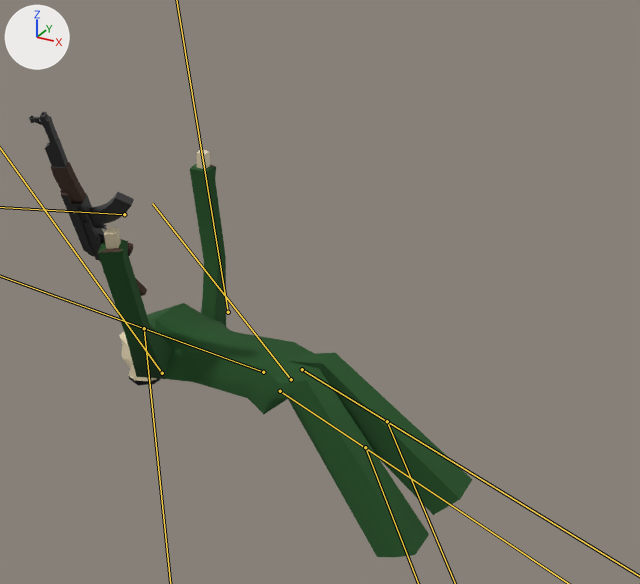
An edit to the glTF model assets/person.glb, drawn before and after from the same camera.
Rendered twice from a camera (50 mm lens) standing at (0.478, -0.963, 0.78) and looking at (-0.069, 0.031, 0.284). Every picture has the same lights, and +X, +Y and +Z are marked at upper left. Both versions are drawn at frame 5 of the action 'Die'; the numbers are the values there. The bones that change are drawn over the model as lines.
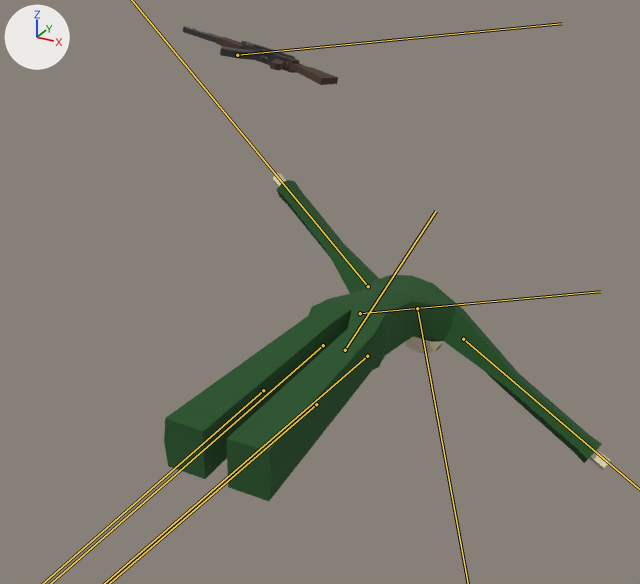
Location of each change, [x1, y1, x2, y2] in pixels of the pictures (640 x 584 px):
'Cube', posed (7% taller)
    before: [29, 112, 472, 557]
    after: [164, 26, 611, 501]
bone 'Rear', root to tip
    before: (291, 379) to (152, 203)
    after: (345, 350) to (436, 211)

What the commit changed:
Object 'Armature' (bone_rig_object) turns from (0, 0, 0) to (0, 0, -90) degrees about its own x, y and z.
Bone 'Rear' (bone_rear) moves from (-1.0, -1.5, 0.0) to (0.25, -0.66, 0.0).
Bone 'Rear' (bone_rear) turns from (0, 0, 45) to (0, 0, 71) degrees about its own x, y and z.
Bone 'Left Upper Leg' (bone_left_upper_leg) turns from (0, -1, -25) to (0, 0, -20) degrees about its own x, y and z.
Bone 'Left Lower Leg' (bone_left_lower_leg) turns from (0, 1, 45) to (0, 0, 0) degrees about its own x, y and z.
Bone 'Bone.008' (bone_bone_008) turns from (0, 0, -25) to (0, 0, -20) degrees about its own x, y and z.
Bone 'Right Lower Leg' (bone_right_lower_leg) turns from (-1, -1, 45) to (0, 0, 0) degrees about its own x, y and z.
Bone 'Body' (bone_body) moves from (-1.46, -1.9, 0.0) to (-0.19, -0.7, 0.0).
Bone 'Body' (bone_body) turns from (0, 0, 85) to (0, 0, 110) degrees about its own x, y and z.
Bone 'Head' (bone_head) turns from (0, 0, 96) to (0, 0, 45) degrees about its own x, y and z.
Bone 'Left arm' (bone_left_arm) moves from (0.2, 0.41, -0.47) to (-0.27, 0.44, -0.25).
Bone 'Left arm' (bone_left_arm) turns from (10, 16, -81) to (25, -23, 34) degrees about its own x, y and z.
Bone 'Right arm' (bone_right_arm) moves from (-0.21, 0.08, 0.42) to (0.22, 0.09, 0.21).
Bone 'Right arm' (bone_right_arm) turns from (-9, 7, -65) to (-23, 3, -28) degrees about its own x, y and z.
Bone 'Gun' (bone_gun) moves from (-2.5, 0.12, 1.37) to (-1.53, 0.09, 3.5).
Bone 'Gun' (bone_gun) turns from (21, -25, -4) to (-7, -79, -9) degrees about its own x, y and z.
